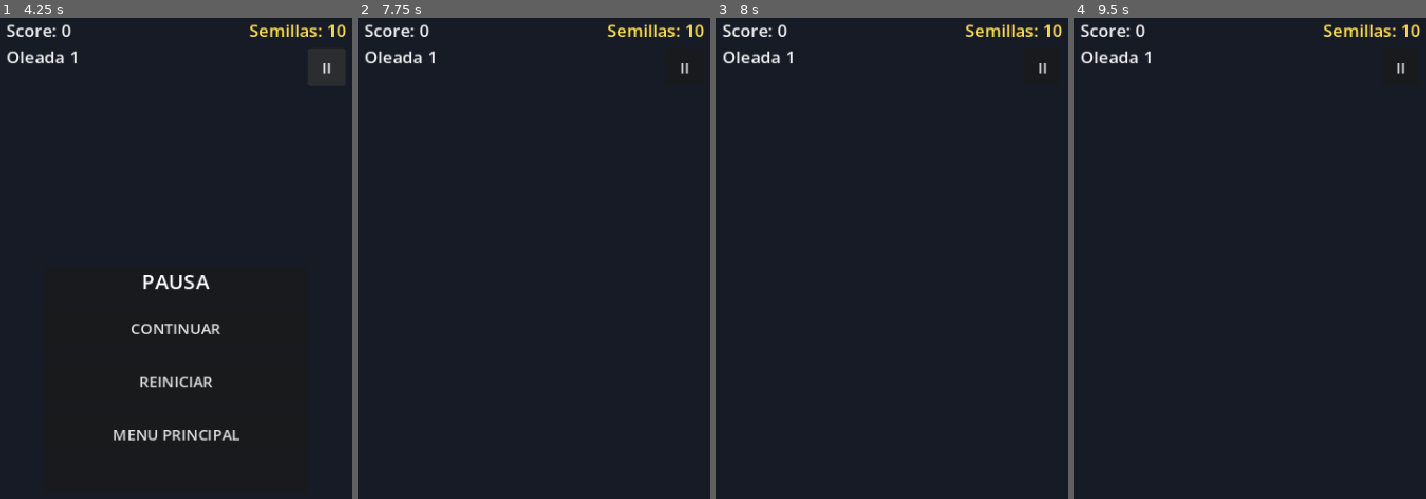
Above: before the commit, frames 1-4 (left to right).
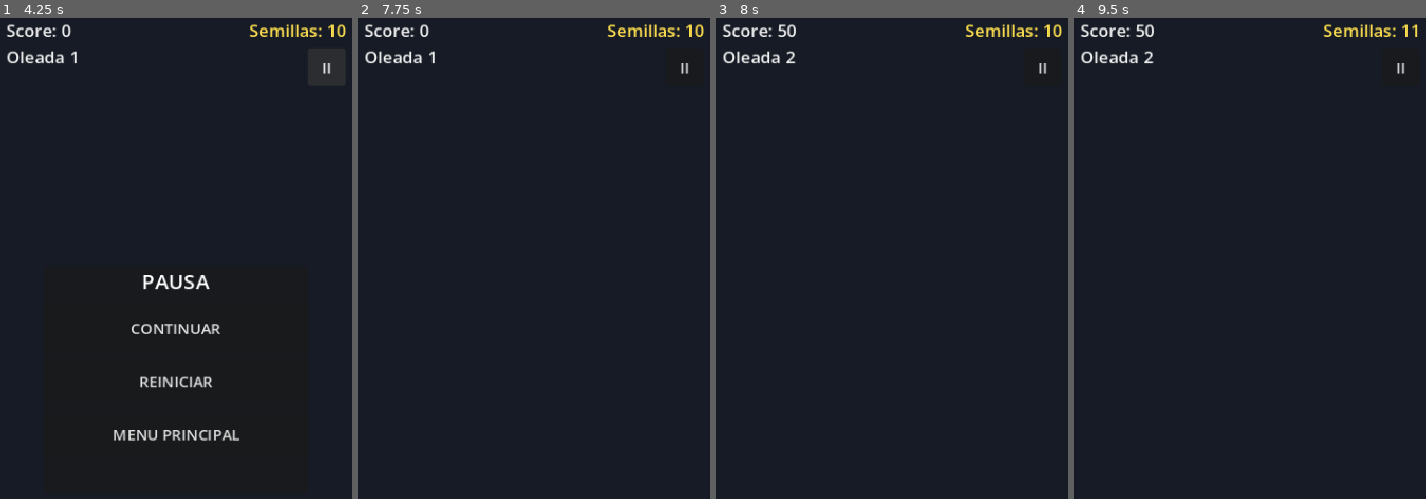
Above: after the commit, the same moments.

Repository: JoseNoIP/gb-TotopoSmash
Game: Godot game, scene res://src/scenes/Game.tscn
The game is run twice, just before and just after one commit, with the same random seed, the same clock (stepped at 60 frames per second) and the same inputs. This scene is started directly instead of the project's main scene.
Inputs (mouse positions are in pixels of both pictures, inside the frame that each line leads up to):
- Up to frame 1 (4.25 s): click "II" at 0.5 s; click "REINICIAR" at 1.25 s; click "II" at 2 s; click "REINICIAR" at 2.75 s; click "II" at 3.5 s
- Up to frame 2 (7.75 s): click "REINICIAR" at 4.25 s; tap Enter at 5, 6.5 s; move the mouse to (614, 340) at 5.02 s; hold Shift 5.03-5.75 s; click (614, 340) at 5.17 s; tap Space at 5.75, 7.25 s; drag from (460, 422) to (586, 99) at 5.77 s; move the mouse to (572, 205) at 6.52 s; tap Ctrl at 6.6 s; click (572, 205) at 6.67 s; drag from (outside the picture) to (639, 99) at 7.27 s
- Up to frame 3 (8 s): no input
- Up to frame 4 (9.5 s): move the mouse to (outside the picture) at 8.02 s; tap Alt at 8.1 s; click (outside the picture) at 8.17 s; tap Enter at 8.75 s; drag from (1137, 258) to (1193, 181) at 8.77 s

Frames 1-2 are identical in both runs. In frame 3, 0.1% of the frame differs, in the area x 17-23%, y 1-10%; in frame 4, 0.2%, in the area x 17-99%, y 1-10%.
Error after the commit: Invalid assignment of property or key '(6, 1)' with value of type 'previously freed' on a base object of type 'Dictionary[Vector2i, Area2D]'. (res://src/featur…

Commit message:
Add GitHub Actions workflows for building and deploying Android APK; configure project settings and update documentation

Diff:
--- /dev/null
+++ b/src/features/board/world_bounds.gd
@@ -0,0 +1,32 @@
+extends StaticBody2D
+## Paredes laterales y techo del tablero (GDD sección 2, "Fase de Rebote": las semillas
+## "rebotan con física elástica perfecta... contra las paredes laterales, techo y
+## bloques"). `Constants.LAYER_WORLD` se usaba como máscara de colisión en seed.gd y
+## mortar.gd pero ningún cuerpo real vivía en esa capa — una semilla que no golpeaba un
+## bloque salía disparada fuera de pantalla para siempre y TurnManager quedaba trabado
+## en RESOLVING (nunca llega _floor_y). Instanciado por Game.gd y TutorialGame.gd.
+
+const GridMathGd := preload("res://src/shared/grid_math.gd")
+const WALL_THICKNESS: float = 40.0
+
+
+func _ready() -> void:
+	collision_layer = Constants.LAYER_WORLD
+	collision_mask = 0
+	var width: float = Constants.DESIGN_WIDTH
+	var top: float = GridMathGd.board_top_y()
+	var bottom: float = Constants.DESIGN_HEIGHT
+	var half_thick: float = WALL_THICKNESS * 0.5
+
+	_add_wall(Vector2(-half_thick, (top + bottom) * 0.5), Vector2(WALL_THICKNESS, bottom - top))
+	_add_wall(Vector2(width + half_thick, (top + bottom) * 0.5), Vector2(WALL_THICKNESS, bottom - top))
+	_add_wall(Vector2(width * 0.5, top - half_thick), Vector2(width, WALL_THICKNESS))
+
+
+func _add_wall(center: Vector2, size: Vector2) -> void:
+	var shape: RectangleShape2D = RectangleShape2D.new()
+	shape.size = size
+	var col: CollisionShape2D = CollisionShape2D.new()
+	col.shape = shape
+	col.position = center
+	add_child(col)
--- a/src/scenes/Game.gd
+++ b/src/scenes/Game.gd
@@ -6,6 +6,7 @@
 
 const BoardManagerGd := preload("res://src/features/board/board_manager.gd")
 const TurnManagerGd := preload("res://src/features/board/turn_manager.gd")
+const WorldBoundsGd := preload("res://src/features/board/world_bounds.gd")
 const MortarGd := preload("res://src/features/player/mortar.gd")
 const VfxSpawnerGd := preload("res://src/features/vfx/vfx_spawner.gd")
 const HudGd := preload("res://src/features/ui/HUD.gd")
@@ -36,6 +37,7 @@
 
 	add_child(BoardManagerGd.new())
 	add_child(TurnManagerGd.new())
+	add_child(WorldBoundsGd.new())
 	add_child(MortarGd.new())
 	add_child(VfxSpawnerGd.new())
 	add_child(HudGd.new())
--- a/src/scenes/TutorialGame.gd
+++ b/src/scenes/TutorialGame.gd
@@ -15,6 +15,7 @@
 
 const BoardManagerGd := preload("res://src/features/board/board_manager.gd")
 const TurnManagerGd := preload("res://src/features/board/turn_manager.gd")
+const WorldBoundsGd := preload("res://src/features/board/world_bounds.gd")
 const MortarGd := preload("res://src/features/player/mortar.gd")
 const VfxSpawnerGd := preload("res://src/features/vfx/vfx_spawner.gd")
 const HudGd := preload("res://src/features/ui/HUD.gd")
@@ -52,6 +53,7 @@
 
 	add_child(BoardManagerGd.new())
 	add_child(TurnManagerGd.new())
+	add_child(WorldBoundsGd.new())
 	add_child(MortarGd.new())
 	add_child(VfxSpawnerGd.new())
 	add_child(HudGd.new())
Not shown, changed: export_presets.cfg
Not shown, added: .github/workflows/build-android.yml
Not shown, changed: .github/workflows/deploy-playstore.yml
Not shown, changed: CLAUDE.md
